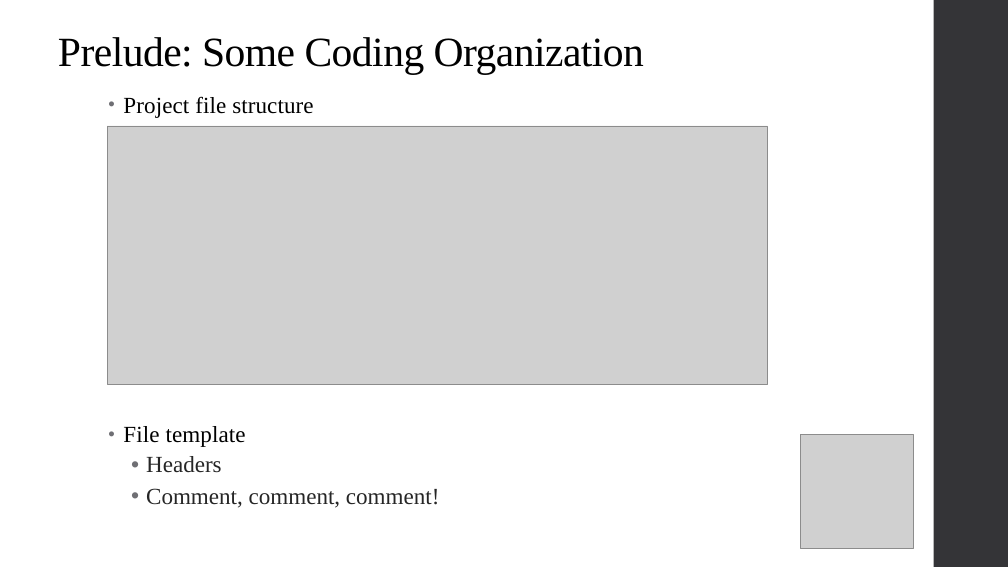
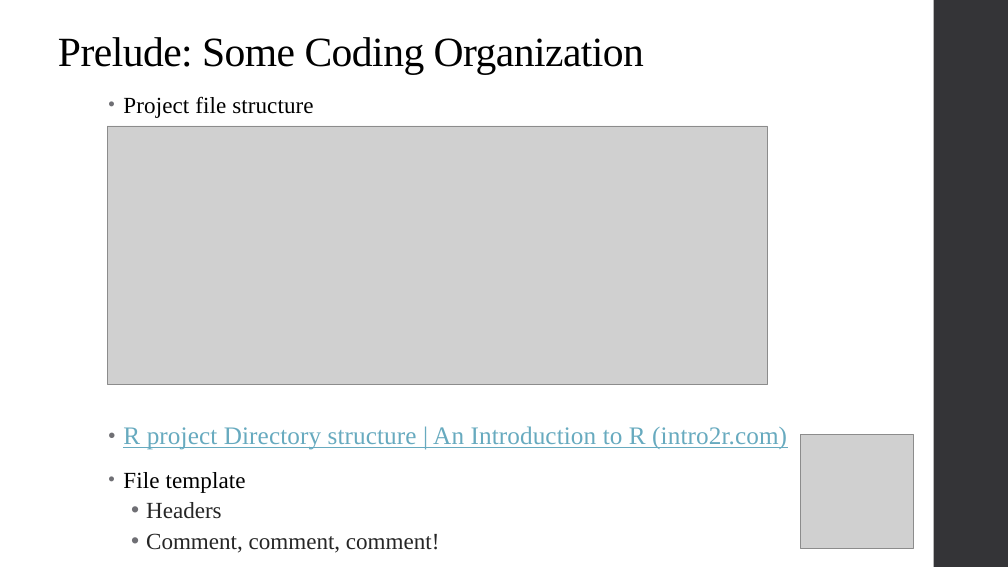
Before and after one commit to ppehli/HAD5744_2023F, a slide deck: slide 4 of Lecture02_UnivariateOLS/Lecture2_OLS_2022F.pptx. Drawn at 1008x567 pixels with LibreOffice and Linux fonts; fonts in the diff are those of the drawing; grey boxes stand for pictures. Boxes give left, top, right and bottom in pixels: in the first picture for what was removed or moved away, otherwise in the second. Text is boxed around its words. In the diff, an @@ line names an element or a change of style, - is before the commit and + after.

```diff
--- a/Lecture02_UnivariateOLS/Lecture2_OLS_2022F.pptx
+++ b/Lecture02_UnivariateOLS/Lecture2_OLS_2022F.pptx
@@ text at bbox=[123, 426, 787, 450]: paragraph added @@
+• R project Directory structure | An Introduction to R (intro2r.com)
```
Also in this commit, not shown: 5 other slides changed, 4 other files.
